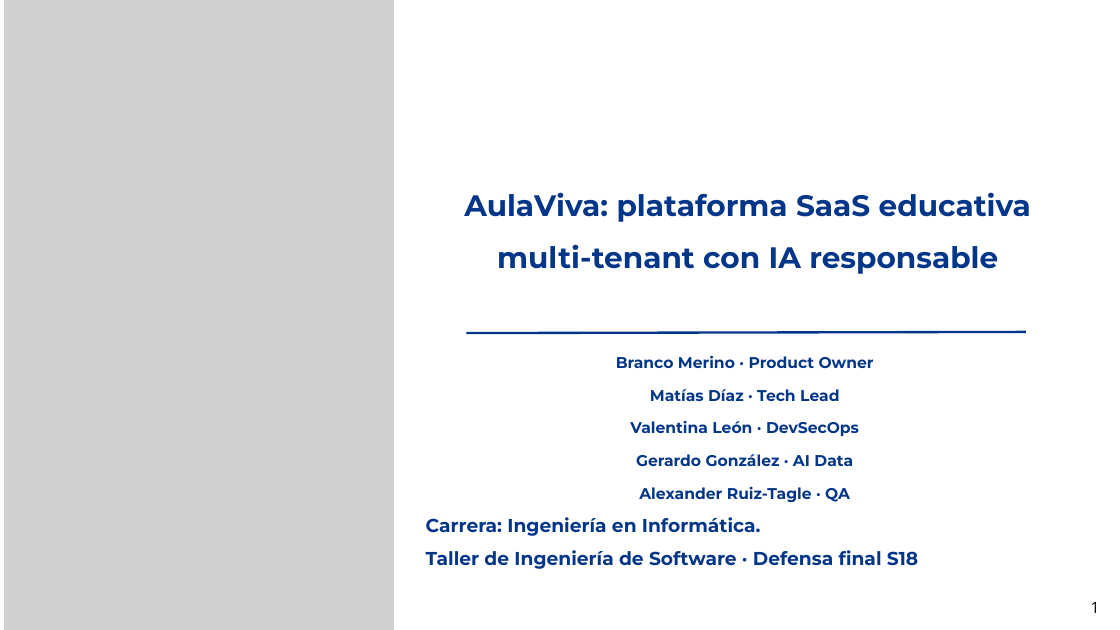
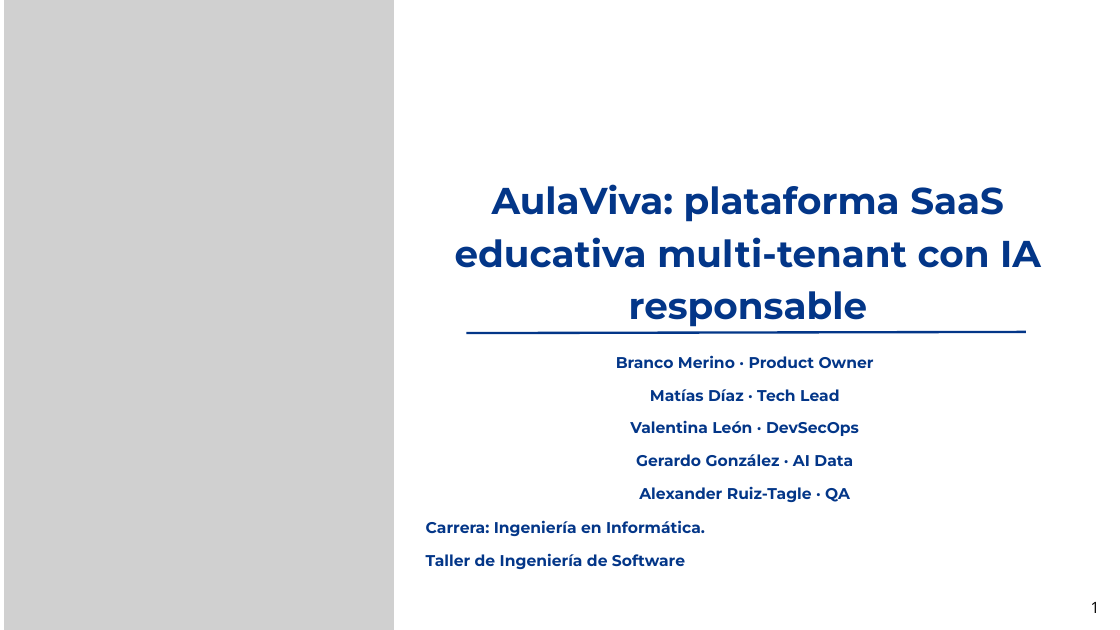
Before and after one commit to merinobranco10/equipo-aulaViva, a slide deck: slide 1 of docs/defensa/AulaViva_S18_Defensa_Deck.pptx. Drawn at 1120x630 pixels with LibreOffice and Linux fonts; fonts in the diff are those of the drawing; grey boxes stand for pictures. Boxes give left, top, right and bottom in pixels: in the first picture for what was removed or moved away, otherwise in the second. Text is boxed around its words. In the diff, an @@ line names an element or a change of style, - is before the commit and + after.

Commit message:
docs(defensa): deck v2 y numeración de láminas del guion de práctica

```diff
--- a/docs/defensa/AulaViva_S18_Defensa_Deck.pptx
+++ b/docs/defensa/AulaViva_S18_Defensa_Deck.pptx
@@ text "AulaViva: plataforma SaaS educativa multi‑tenant ..." at [455,184,1041,327]: size 38 to 48 pt @@
@@ text at [426,520,705,536]: size 24 to 20 pt in "Carrera: Ingeniería en Informática." @@
@@ text at [426,553,685,569]: text changed; size 24 to 20 pt @@
-Taller de Ingeniería de Software · Defensa final S18
+Taller de Ingeniería de Software
```
Also in this commit, not shown: 13 other slides changed, 2 other files.
